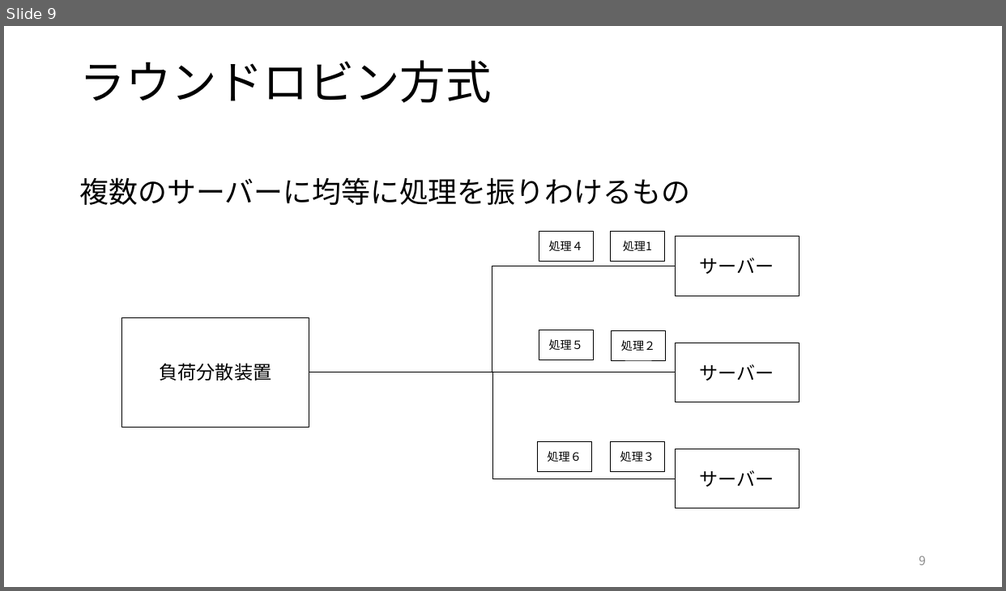
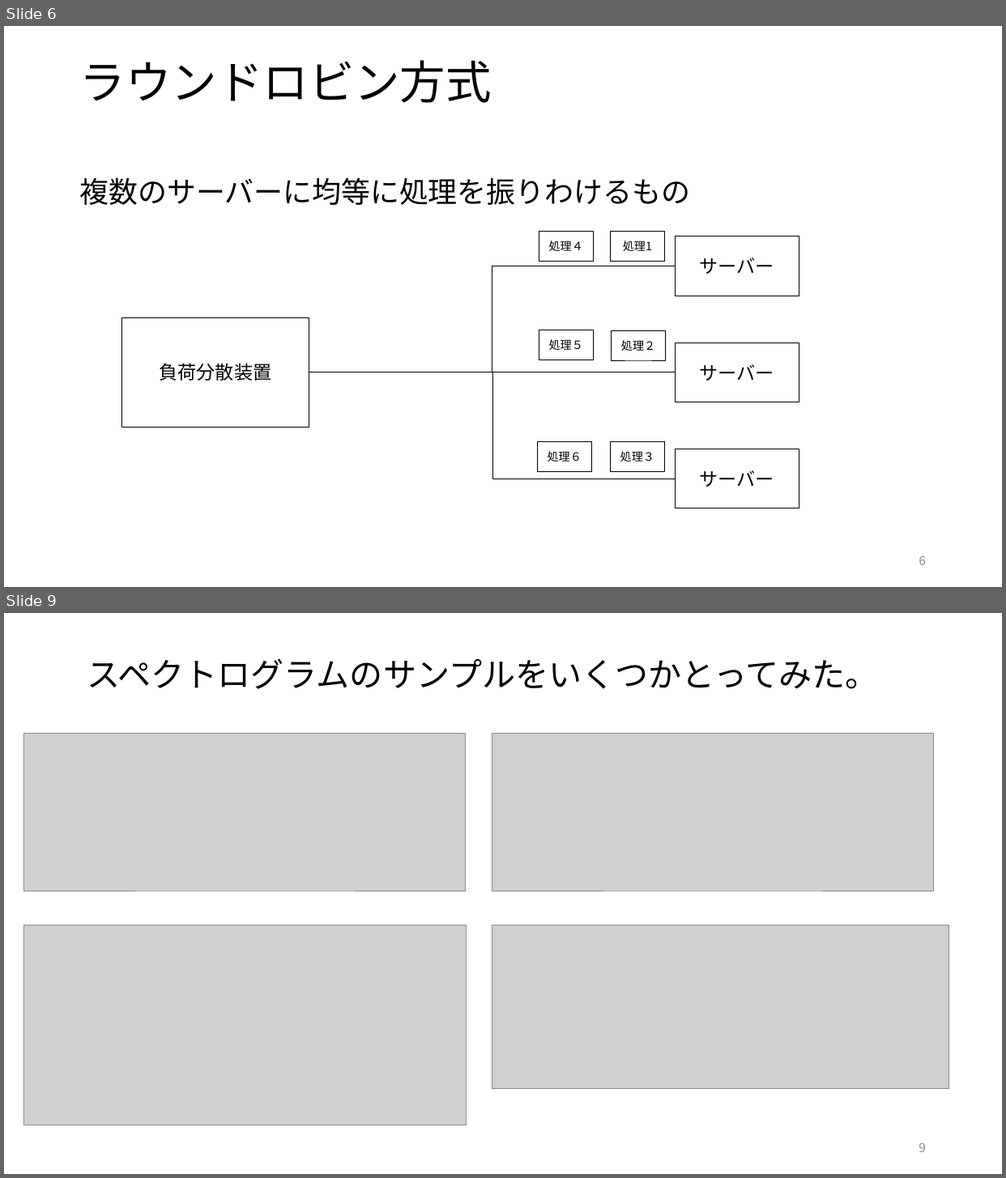
Before and after one commit to kait-takanolab/1821144-yoshii-thesis, a slide deck: 1821144_yoshii_sotsuken_0725.pptx. Shown one above the other, each under a label of ours: slide 9 before the commit, slides 6 and 9 after it; the slides between them are not shown. The pictures are 1006x591 and 1006x1178 pixels, drawn with LibreOffice and Linux fonts; fonts in the diff are those of the drawing; grey boxes stand for pictures. Boxes give left, top, right and bottom in pixels: in the first picture for what was removed or moved away, otherwise in the second. Text is boxed around its words. In the diff, an @@ line names an element or a change of style, - is before the commit and + after.

```diff
--- a/1821144_yoshii_sotsuken_0725.pptx
+++ b/1821144_yoshii_sotsuken_0725.pptx
@@ slide 9 added at (4,613,1002,1174), background #FFFFFF @@
@@ text added at (87,658,879,689), 32 pt, text #000000 @@
+スペクトログラムのサンプルをいくつかとってみた。
@@ picture added at (24,733,466,891) @@
@@ picture added at (492,733,934,891) @@
@@ picture added at (24,926,466,1126) @@
@@ picture added at (492,926,949,1090) @@
@@ page number added at (918,1143,926,1152), 12 pt, text #8C8C8C @@
+9
@@ what was slide 9 is now slide 6 @@
@@ page number at (918,556,926,565): text changed @@
-9
+6
```
Also in this commit, not shown: 6 slides changed, 2 other slides added, 2 slides removed.
